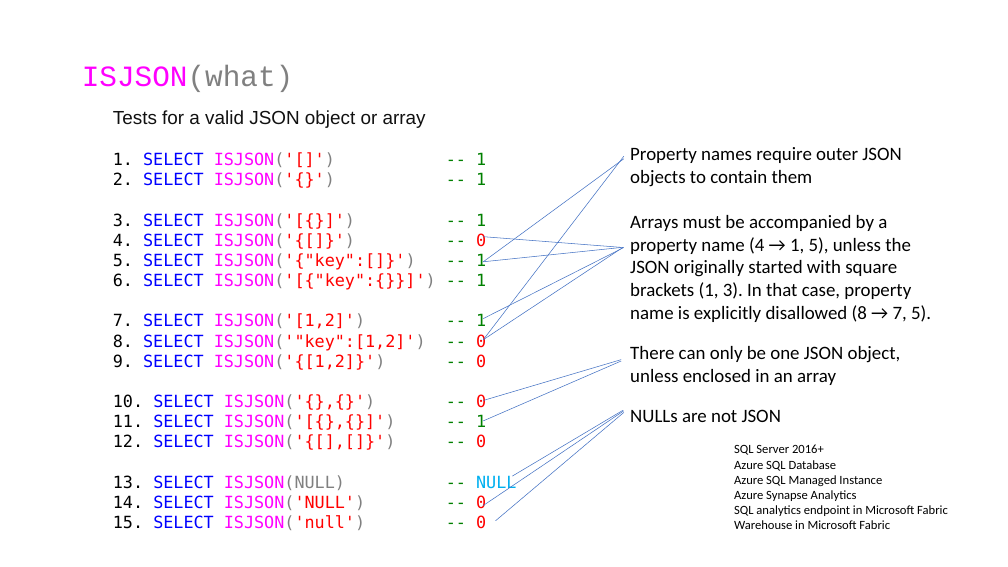
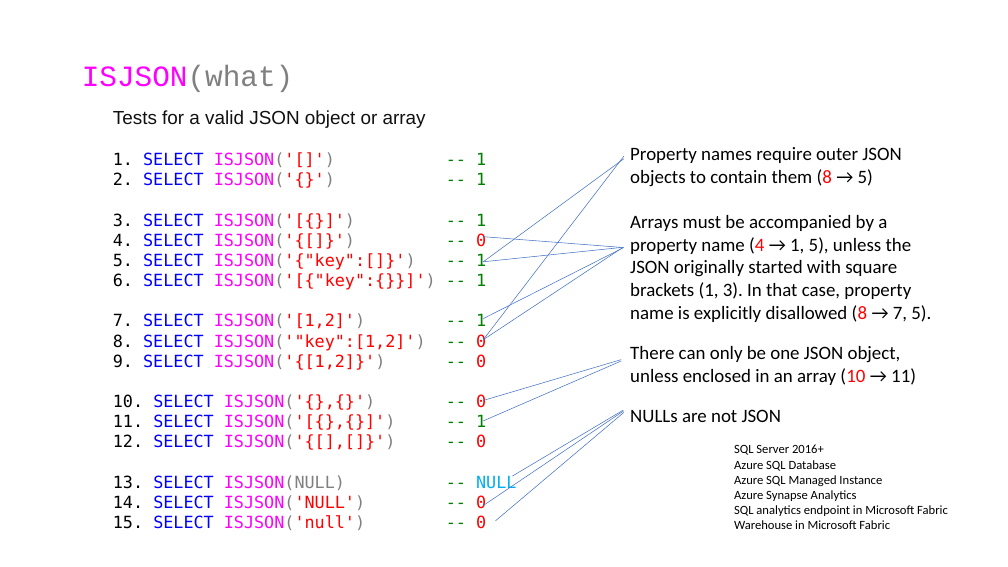
Before and after one commit to jbfoushee/MyPresentations, a slide deck: slide 32 of TSQL_JSON_Operators/TSQL_JSON_Operators.pptx (slide 30 before the commit). Drawn at 1008x567 pixels with LibreOffice and Linux fonts; fonts in the diff are those of the drawing. Boxes give left, top, right and bottom in pixels: in the first picture for what was removed or moved away, otherwise in the second. Text is boxed around its words. In the diff, an @@ line names an element or a change of style, - is before the commit and + after.

```diff
--- a/TSQL_JSON_Operators/TSQL_JSON_Operators.pptx
+++ b/TSQL_JSON_Operators/TSQL_JSON_Operators.pptx
@@ text at (630,147,901,187): text changed @@
-Property names require outer JSON objects to contain them
+Property names require outer JSON objects to contain them (8 → 5)
@@ text at (630,215,931,322): text colour #000000 to #FF0000 in "(4 (8" @@
@@ text at (630,346,916,385): text changed @@
-There can only be one JSON object, unless enclosed in an array
+There can only be one JSON object, unless enclosed in an array (10 → 11)
```
Also in this commit, not shown: 2 other slides changed, 3 slides added, 5 other files.
